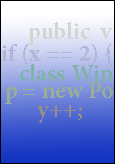
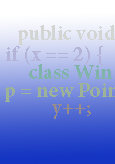
The second 115×164 image is a revision of the first. Changes to its layers:
painted on "if (x == 2) {" over [2, 44, 112, 65]
renamed "public v" to "public void", painted on it over [18, 22, 115, 45]
painted on "class Win" over [20, 64, 113, 81]
painted on "y++;" over [37, 104, 91, 123]
renamed "p = new Po" to "p = new Poin", painted on it over [5, 82, 115, 104]